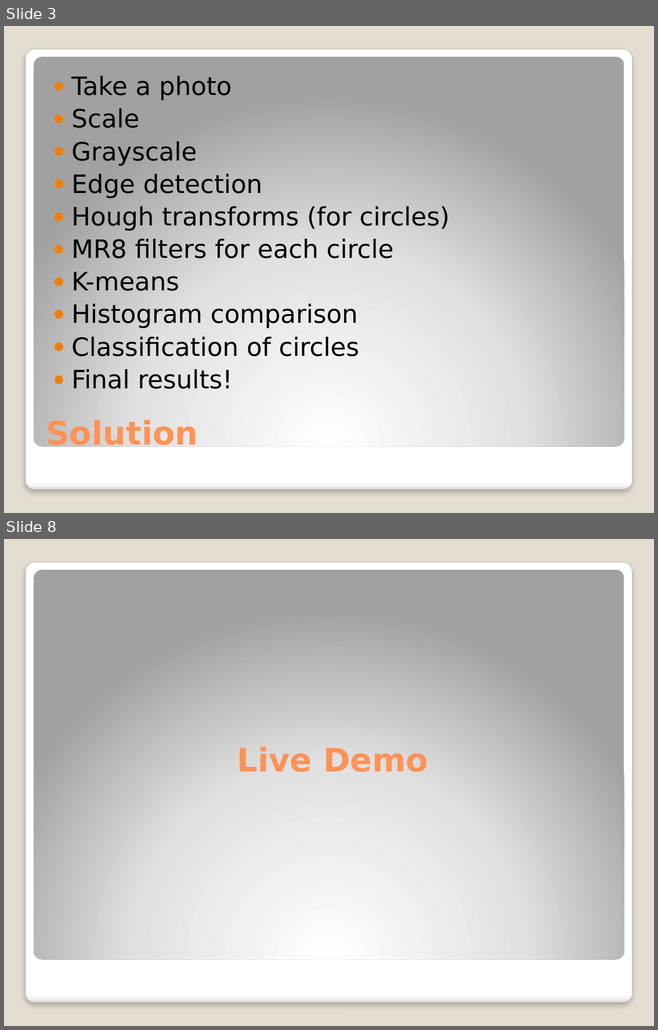
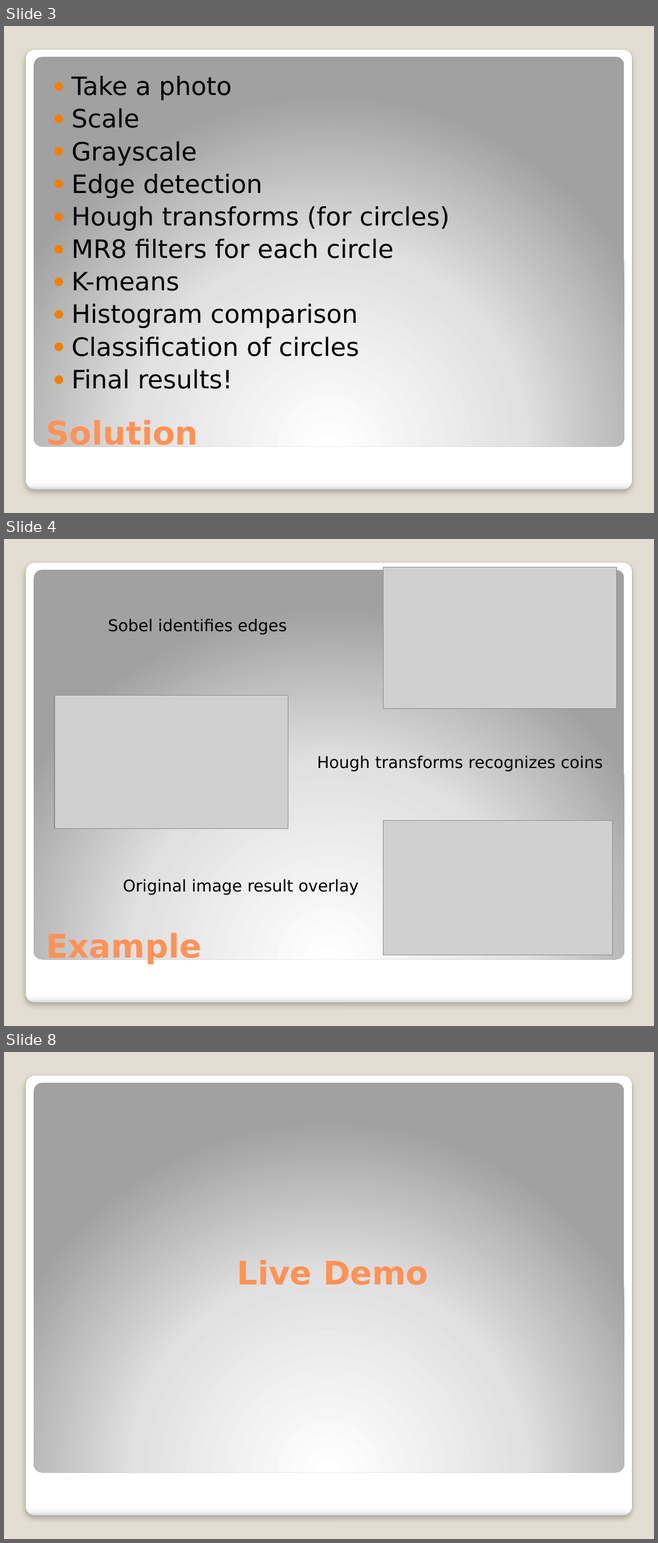
Before and after one commit to naskovai/cash-scanner, a slide deck: docs/Cash Scanner.pptx. Shown one above the other, each under a label of ours: slides 3 and 8 before the commit, slides 3, 4 and 8 after it; the slides between them are not shown. The pictures are 658x1030 and 658x1543 pixels, drawn with LibreOffice and Linux fonts; fonts in the diff are those of the drawing; grey boxes stand for pictures. Boxes give left, top, right and bottom in pixels: in the first picture for what was removed or moved away, otherwise in the second. Text is boxed around its words. In the diff, an @@ line names an element or a change of style, - is before the commit and + after.

```diff
--- a/docs/Cash Scanner.pptx
+++ b/docs/Cash Scanner.pptx
@@ slide 4 added at bbox=[4, 539, 654, 1026], background #E3DED1; not listed: 2 template elements that a slide beside it also shows @@
@@ picture added at bbox=[383, 567, 616, 709] @@
@@ text added at bbox=[108, 618, 287, 635], 18 pt, text #000000 @@
+Sobel identifies edges
@@ picture added at bbox=[54, 695, 288, 828] @@
@@ text added at bbox=[317, 755, 603, 772], 18 pt, text #000000 @@
+Hough transforms recognizes coins
@@ picture added at bbox=[383, 820, 612, 955] @@
@@ text added at bbox=[123, 879, 358, 895], 18 pt, text #000000 @@
+Original image result overlay
@@ title added at bbox=[46, 931, 202, 964], 36 pt, text #FF9258, bold @@
+Example
```
Also in this commit, not shown: 4 slides changed, 1 other slide added, 2 slides removed.
